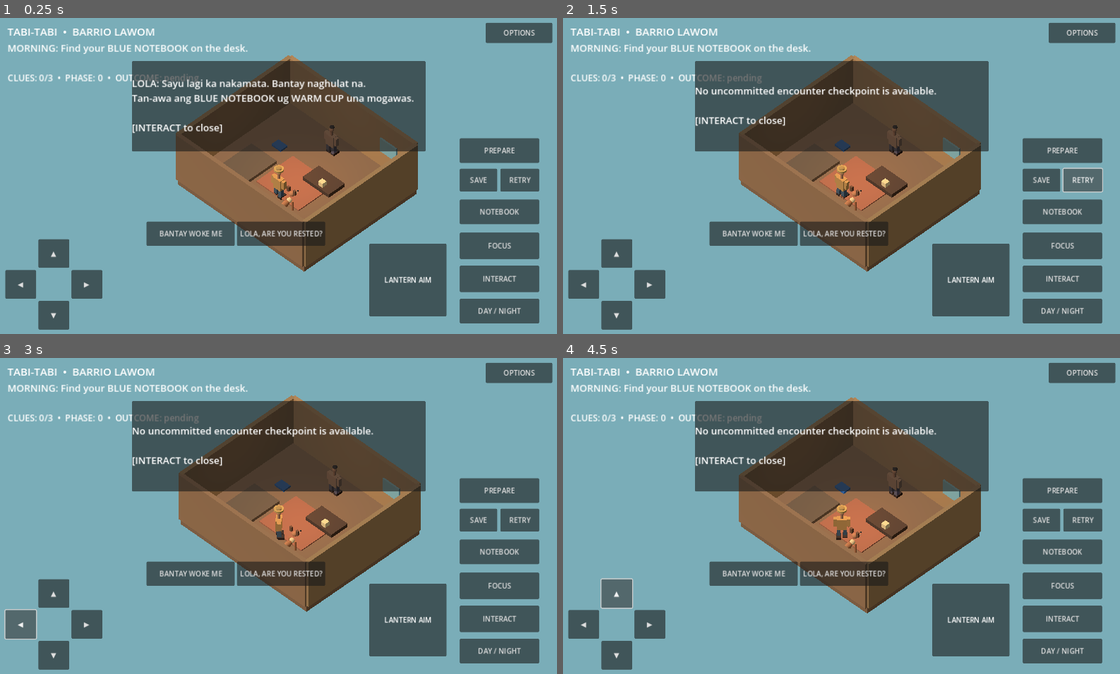
Above: before the commit, frames 1-4 (two rows, left to right).
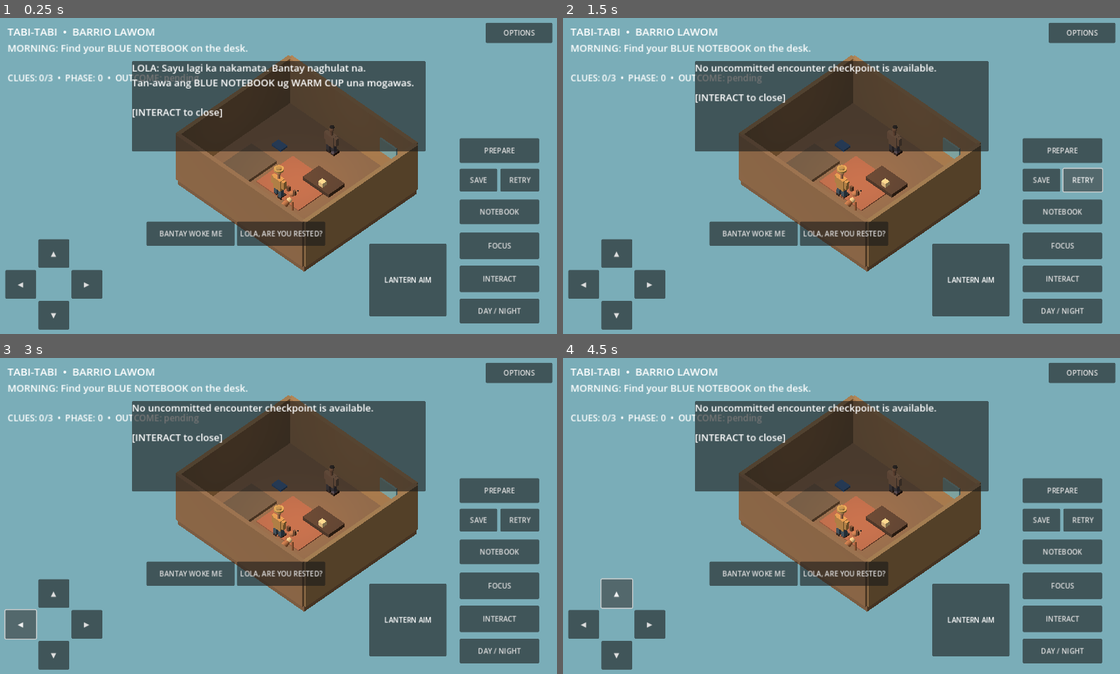
Above: after the commit, the same moments.

Repository: LokiJ07/Tabi-tabi
Game: Godot game, scene res://scenes/main.tscn
Same seed, same stepped clock (60 frames per second), same inputs: the game is played once before the commit and once after it.
Inputs:
- Up to frame 1 (0.25 s): no input
- Up to frame 2 (1.5 s): click "RETRY" at 0.5 s; click "RETRY" at 1.25 s
- Up to frame 3 (3 s): click "RETRY" at 2 s; click "◀" at 2.75 s
- Up to frame 4 (4.5 s): click "▶" at 3.5 s; click "▲" at 4.25 s

The runs differ from the first frame. In frame 1, 2.5% of the frame differs, in the area x 23-75%, y 14-37%; in frame 2, 1.6%; in frame 3, 3.4%, in the area x 23-76%, y 11-81%; in frame 4, 3.0%.

Commit message:
feat: source-aware journal, one Bestiary record and safe scrolling dialogue

Diff:
--- a/scripts/main.gd
+++ b/scripts/main.gd
@@ -4,6 +4,7 @@
 
 const NightModel = preload("res://scripts/narrative/night01_state.gd")
 const NightDialogue = preload("res://scripts/narrative/night01_dialogue.gd")
+const NightJournal = preload("res://scripts/narrative/night01_journal.gd")
 const MorningAftermath = preload("res://scripts/world/night01_aftermath.gd")
 const LolaHut = preload("res://scripts/world/lola_hut_interior.gd")
 const Nearby = preload("res://scripts/ui/nearby_interaction.gd")
@@ -108,9 +109,9 @@
 	if player == null:
 		return
 	var axis := Input.get_vector("ui_left", "ui_right", "ui_up", "ui_down")
+	axis += touch_axes
 	if _is_reading_ui():
 		axis = Vector2.ZERO
-	axis += touch_axes
 	axis = axis.limit_length()
 	var forward := Vector3(-1, 0, -1).normalized()
 	var right := Vector3(1, 0, -1).normalized()
@@ -547,11 +548,17 @@
 	dialogue.name = "DialoguePanel"
 	dialogue.mouse_filter = Control.MOUSE_FILTER_STOP
 	root.add_child(dialogue)
+	var dialogue_scroll := ScrollContainer.new()
+	dialogue_scroll.name = "DialogueScroll"
+	dialogue_scroll.size_flags_vertical = Control.SIZE_EXPAND_FILL
+	dialogue_scroll.size_flags_horizontal = Control.SIZE_EXPAND_FILL
+	dialogue_scroll.follow_focus = true
+	dialogue.add_child(dialogue_scroll)
 	dialogue_text = Label.new()
 	dialogue_text.autowrap_mode = TextServer.AUTOWRAP_WORD_SMART
 	dialogue_text.add_theme_font_size_override("font_size", 22)
 	dialogue_text.size_flags_horizontal = Control.SIZE_EXPAND_FILL
-	dialogue.add_child(dialogue_text)
+	dialogue_scroll.add_child(dialogue_text)
 	dialogue.hide()
 	notebook_panel = PanelContainer.new()
 	notebook_panel.anchor_left = 0.26
@@ -900,6 +907,7 @@
 
 func _close_dialogue() -> void:
 	dialogue.hide()
+	_clear_touch_input()
 
 
 func _toggle_night() -> void:
@@ -1119,6 +1127,7 @@
 func _close_settings() -> void:
 	if settings_panel != null:
 		settings_panel.hide()
+	_clear_touch_input()
 
 
 func _refresh_options() -> void:
@@ -1200,6 +1209,7 @@
 func _close_prep() -> void:
 	if prep_panel != null:
 		prep_panel.hide()
+	_clear_touch_input()
 
 
 func _refresh_prep() -> void:
@@ -1245,17 +1255,7 @@
 
 
 func _refresh_notebook() -> void:
-	var lines: Array[String] = []
-	if story.clues.has("light_retreat"):
-		lines.append("DADO | Light retreats when stared at.")
-	if story.clues.has("old_mooring"):
-		lines.append("MOORING | Worn rope at the river.")
-	if story.clues.has("boatman_name"):
-		lines.append("MARA | Ledger names Mang Celso.")
-	if lines.is_empty():
-		lines.append("No clues yet. Speak to residents and inspect the old mooring.")
-	var theory_name := "Guide gently" if story.hypothesis == "guide" else "Chase away" if story.hypothesis == "chase" else "Undecided"
-	notebook_body.text = "\n".join(lines) + "\n\nLINKED: %d / 2  |  THEORY: %s" % [story.evidence_links.size(), theory_name]
+	notebook_body.text = "\n".join(NightJournal.lines(story))
 	link_light_button.visible = story.clues.has("light_retreat") and story.clues.has("old_mooring")
 	link_light_button.disabled = story.phase > 0 or story.evidence_links.has("light_mooring")
 	link_light_button.text = "LINKED: DADO + MOORING" if story.evidence_links.has("light_mooring") else "LINK: DADO + MOORING"
@@ -1285,6 +1285,7 @@
 func _close_notebook() -> void:
 	if notebook_panel != null:
 		notebook_panel.hide()
+	_clear_touch_input()
 
 
 func _save_story_silent() -> void:
--- /dev/null
+++ b/scripts/narrative/night01_journal.gd
@@ -0,0 +1,40 @@
+extends RefCounted
+## Source-aware notebook entries: eyewitness testimony is never equivalent to
+## historical documentation, and the boatman identity is not proven by Night 1.
+
+static func lines(story: RefCounted) -> Array[String]:
+	var entries: Array[String] = []
+	entries.append("QUEST JOURNAL  |  DAY 1: THE RIVER LIGHT")
+	if story.outcome != "":
+		entries.append("Night 1 result: " + story.outcome.capitalize() + ". The barrio has changed.")
+	else:
+		entries.append("Investigate, compare accounts, then choose a safe night approach.")
+	entries.append("")
+	entries.append("PEOPLE / SOURCES")
+	if story.seen_people.has("dado"):
+		entries.append("DADO — firsthand witness; frightened but not certain of the cause.")
+	if story.seen_people.has("mara"):
+		entries.append("MARA — consulted ledger; did not witness the old flood as an adult.")
+	if story.seen_people.has("sabel"):
+		entries.append("SABEL — family privacy respected; her husband is NOT Mang Celso.")
+	entries.append("")
+	entries.append("CLUES / CONFIDENCE")
+	if story.clues.has("light_retreat"):
+		entries.append("SUSPECTED (witness) • Dado says strong focus makes the light retreat.")
+	if story.clues.has("old_mooring"):
+		entries.append("OBSERVED (place) • Worn rope and water marks at the old mooring.")
+	if story.clues.has("boatman_name"):
+		entries.append("CORROBORATED (ledger) • Mang Celso was a boatman; no proven spirit identity.")
+	if story.clues.is_empty():
+		entries.append("No clues yet. Speak to Dado, inspect the mooring, and ask Mara.")
+	entries.append("")
+	entries.append("DEDUCTIONS")
+	entries.append("Dado + Mooring: " + ("LINKED" if story.evidence_links.has("light_mooring") else "NOT LINKED"))
+	entries.append("Mooring + Ledger: " + ("LINKED" if story.evidence_links.has("ledger_mooring") else "NOT LINKED"))
+	entries.append("Private theory: " + ("Guide gently" if story.hypothesis == "guide" else "Drive away" if story.hypothesis == "chase" else "Undecided") + " (revisable; not verified fact)")
+	if story.bestiary.has("santelmo"):
+		entries.append("")
+		entries.append("CREATURES / BESTIARY")
+		entries.append("Santelmo — " + str(story.bestiary["santelmo"]["result"]).capitalize() + " recorded once.")
+		entries.append("Observed light behavior is established; its human identity is NOT confirmed.")
+	return entries
--- a/scripts/narrative/night01_state.gd
+++ b/scripts/narrative/night01_state.gd
@@ -12,6 +12,7 @@
 var phase := 0
 var outcome := ""
 var committed_events: Dictionary = {}
+var bestiary: Dictionary = {}
 var seen_people: Dictionary = {}
 var prologue_flags: Dictionary = {}
 var alarm := 0.0
@@ -131,6 +132,12 @@
 		return false
 	outcome = result
 	committed_events["n1_santelmo_" + result] = true
+	# A single observation entry, NOT a supernatural assertion that the boatman became the light.
+	bestiary["santelmo"] = {
+		"result": result,
+		"observed": ["light_retreat", "old_mooring", "river_reflection"],
+		"interpretation": "A wandering light near the old mooring. Mang Celso's name is a historical lead, not proven identity."
+	}
 	phase = 4
 	return true
 
@@ -195,6 +202,7 @@
 		"phase": phase,
 		"outcome": outcome,
 		"committed_events": committed_events.duplicate(true),
+		"bestiary": bestiary.duplicate(true),
 		"seen_people": seen_people.duplicate(true),
 		"prologue_flags": prologue_flags.duplicate(true),
 		"alarm": alarm,
@@ -241,6 +249,12 @@
 	phase = restored_phase
 	outcome = restored_result
 	committed_events = {}
+	bestiary = {}
+	var restored_bestiary: Variant = raw.get("bestiary", {})
+	if outcome != "" and typeof(restored_bestiary) == TYPE_DICTIONARY and typeof(restored_bestiary.get("santelmo", null)) == TYPE_DICTIONARY:
+		bestiary["santelmo"] = restored_bestiary["santelmo"].duplicate(true)
+	elif outcome != "":
+		bestiary["santelmo"] = {"result": outcome, "observed": ["light_retreat", "old_mooring", "river_reflection"], "interpretation": "A wandering light. The boatman connection remains an interpretation."}
 	if outcome != "":
 		committed_events["n1_santelmo_" + outcome] = true
 	seen_people = input_people.duplicate(true)
--- a/tests/night01_flow_test.gd
+++ b/tests/night01_flow_test.gd
@@ -82,11 +82,13 @@
 	assert_true(game.story.outcome == result, "selected outcome committed once: " + result)
 	assert_true(game.get_node_or_null("Night01MorningAftermath") != null, "outcome visible in the world")
 	assert_true(game.story.committed_events.size() == 1, "single canonical event")
+	assert_true(game.story.bestiary.size() == 1, "single canonical bestiary record")
 	var loaded = State.new()
 	var read: Dictionary = Save.read(loaded)
 	assert_true(not read.is_empty(), "offline save reloads")
 	assert_true(loaded.outcome == result, "reloaded outcome matches current game")
 	assert_true(loaded.committed_events.size() == 1, "no duplicate outcome after reload")
+	assert_true(loaded.bestiary.size() == 1 and loaded.bestiary.has("santelmo"), "bestiary preserved exactly once")
 	game.queue_free()
 	await process_frame
 
--- a/tests/night01_hud_test.gd
+++ b/tests/night01_hud_test.gd
@@ -32,6 +32,11 @@
 	game._close_prep()
 	game._show_dialogue("A readable conversation with Lola Pasing.")
 	check(game._is_reading_ui(), "dialogue blocks movement")
+	check(game.dialogue.get_node_or_null("DialogueScroll") != null, "long dialogue can scroll without clipping")
+	game._set_button_axis("right", true)
+	var before: Vector3 = game.player.global_position
+	game._physics_process(0.25)
+	check(game.player.global_position.distance_to(before) < 0.06, "touch movement remains blocked even when pressed while dialogue open")
 	game._close_dialogue()
 	check(not game._is_reading_ui(), "closing overlays restores movement")
 	game.preferences.text_scale = 1.4
--- /dev/null
+++ b/tests/night01_journal_test.gd
@@ -0,0 +1,39 @@
+extends SceneTree
+const Journal = preload("res://scripts/narrative/night01_journal.gd")
+const State = preload("res://scripts/narrative/night01_state.gd")
+var failures := 0
+func _initialize() -> void:
+	call_deferred("_run")
+func verify(ok: bool, label: String) -> void:
+	if not ok:
+		failures += 1
+		printerr("Night 1 Journal: " + label)
+func _run() -> void:
+	var state = State.new()
+	var empty := "\n".join(Journal.lines(state))
+	verify(empty.find("No clues yet") >= 0, "helpful clue-free instructions")
+	verify(empty.find("CREATURES / BESTIARY") < 0, "no false bestiary before resolution")
+	state.seen_people["dado"] = true
+	for clue in State.REQUIRED:
+		state.observe_clue(clue)
+	state.link_evidence("light_mooring")
+	state.link_evidence("ledger_mooring")
+	var notes := "\n".join(Journal.lines(state))
+	verify(notes.find("SUSPECTED") >= 0 and notes.find("CORROBORATED") >= 0, "confidence labels distinguish eyewitness and ledger")
+	verify(notes.find("NOT proven") >= 0 or notes.find("no proven") >= 0, "name hypothesis never presented as established fact")
+	verify(not state.bestiary.has("santelmo"), "no premature creature entry")
+	verify(state.begin(), "begin staged encounter")
+	verify(state.advance_observation(), "advance to reflection")
+	verify(state.choose_reflection("current_aligned"), "correct deterministic light")
+	verify(state.guide_to_landing(3.3, true, true, true), "gentle landing completes")
+	verify(state.commit_result("resolve"), "one valid night outcome")
+	verify(not state.commit_result("drive_away"), "no contradictory second result")
+	verify(state.bestiary.size() == 1, "exactly one creature entry")
+	var record: String = "\n".join(Journal.lines(state))
+	verify(record.find("CREATURES / BESTIARY") >= 0, "bestiary visible after outcome")
+	verify(record.find("NOT confirmed") >= 0, "bestiary avoids invented boatman identity")
+	var restore = State.new()
+	verify(restore.from_dict(state.to_dict()), "reload with journal")
+	verify(restore.bestiary.size() == 1, "no duplicated entry on reload")
+	print("Night 1 source-aware journal: ", "PASS" if failures == 0 else str(failures) + " failures")
+	quit(0 if failures == 0 else 1)
Not shown, added: docs/G5_JOURNAL_BESTIARY.md
